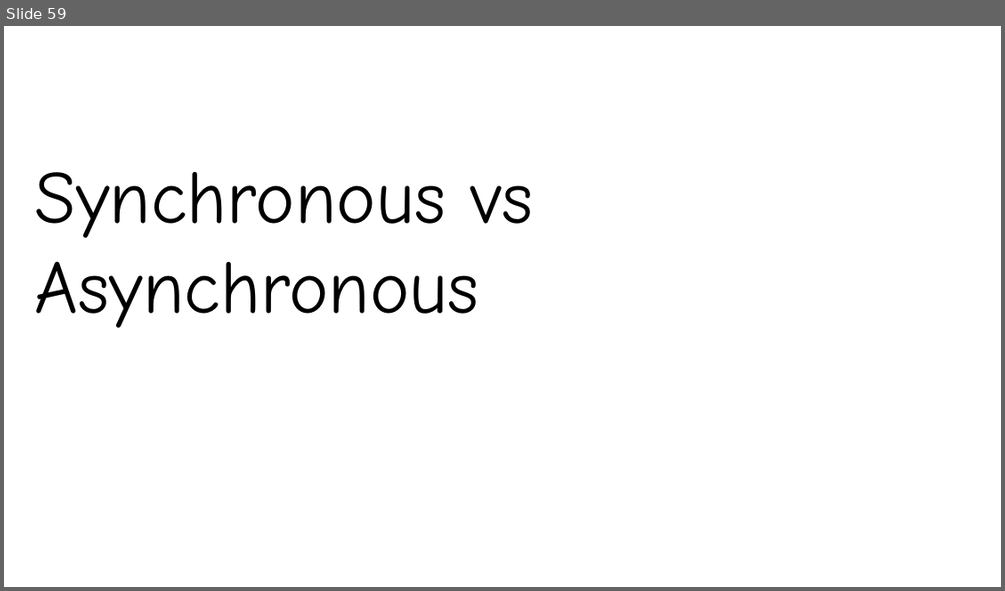
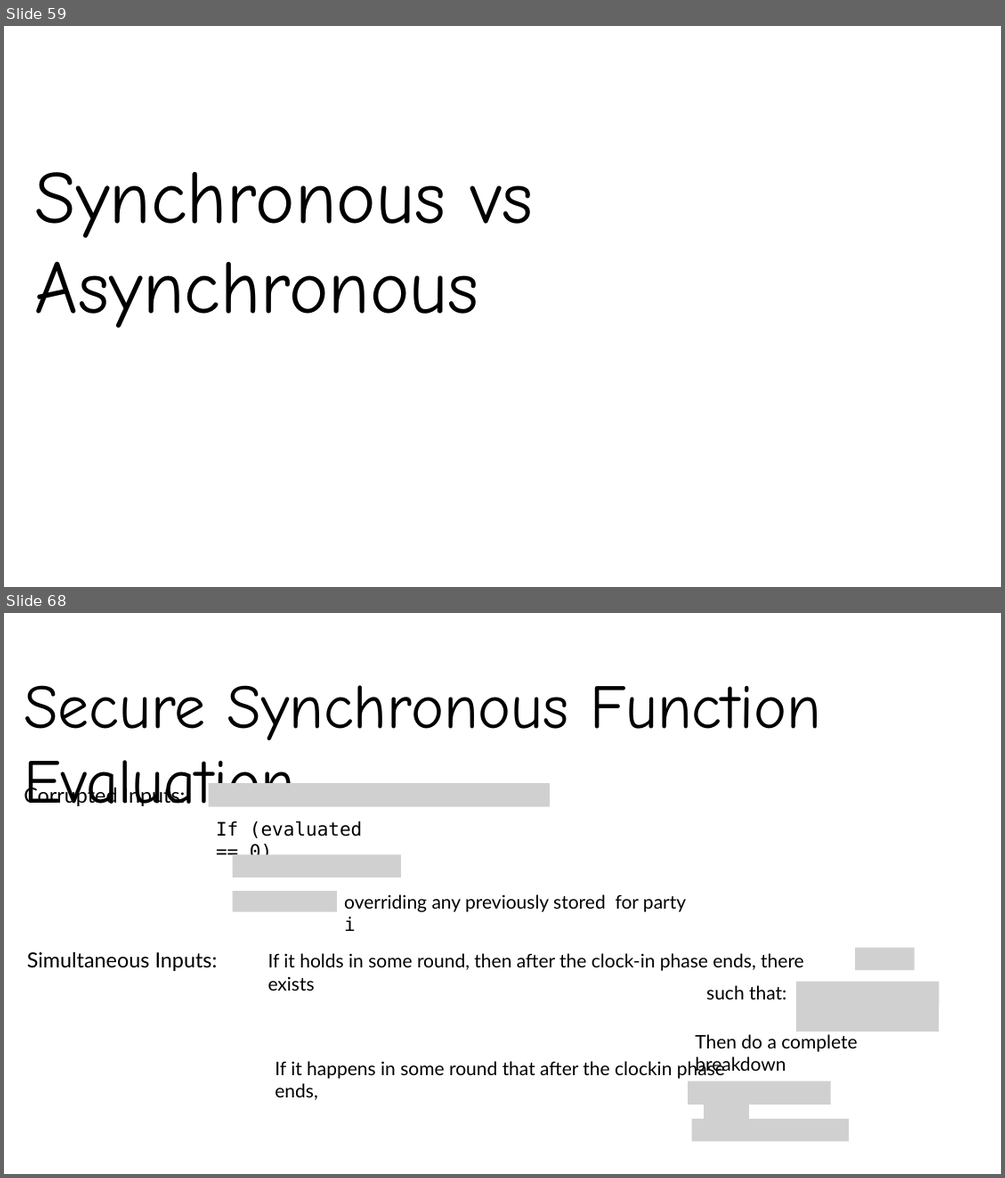
Before and after one commit to privacy-iitk/cs714-26-Winter, a slide deck: Chapter4.pptx. Shown one above the other, each under a label of ours: slide 59 before the commit, slides 59 and 68 after it; the slides between them are not shown. The pictures are 1005x591 and 1005x1178 pixels, drawn with LibreOffice and Linux fonts; fonts in the diff are those of the drawing; grey boxes stand for pictures. Boxes give left, top, right and bottom in pixels: in the first picture for what was removed or moved away, otherwise in the second. Text is boxed around its words. In the diff, an @@ line names an element or a change of style, - is before the commit and + after.

```diff
--- a/Chapter4.pptx
+++ b/Chapter4.pptx
@@ slide 68 added at (4,613,1001,1174), background #FFFFFF @@
@@ text added at (24,685,821,822), 60 pt, text #000000 @@
+Secure Synchronous Function Evaluation
@@ text added at (24,784,186,806), 20 pt, text #000000 @@
+Corrupted Inputs:
@@ picture added at (209,784,550,807) @@
@@ text added at (216,821,362,855), 18 pt, text #000000 @@
+If (evaluated == 0)
@@ picture added at (232,854,400,877) @@
@@ picture added at (232,892,337,912) @@
@@ text added at (344,894,686,931), 18 pt, text #000000 @@
+overriding any previously stored for party i
@@ text added at (27,951,218,971), 20 pt, text #000000 @@
+Simultaneous Inputs:
@@ text added at (268,953,804,971), 18 pt, text #000000 @@
+If it holds in some round, then after the clock-in phase ends, there exists
@@ picture added at (855,948,914,970) @@
@@ text added at (706,985,786,999), 18 pt, text #000000 @@
+such that:
@@ picture added at (796,981,938,1004) @@
@@ picture added at (796,1004,938,1032) @@
@@ text added at (695,1034,857,1075), 18 pt, text #000000 @@
+Then do a complete breakdown
@@ text added at (275,1059,725,1078), 18 pt, text #000000 @@
+If it happens in some round that after the clockin phase ends,
@@ picture added at (688,1081,830,1104) @@
@@ picture added at (692,1119,849,1141) @@
@@ picture added at (704,1104,749,1127) @@
```
Also in this commit, not shown: 1 slide changed, 10 other slides added, 1 other file.
